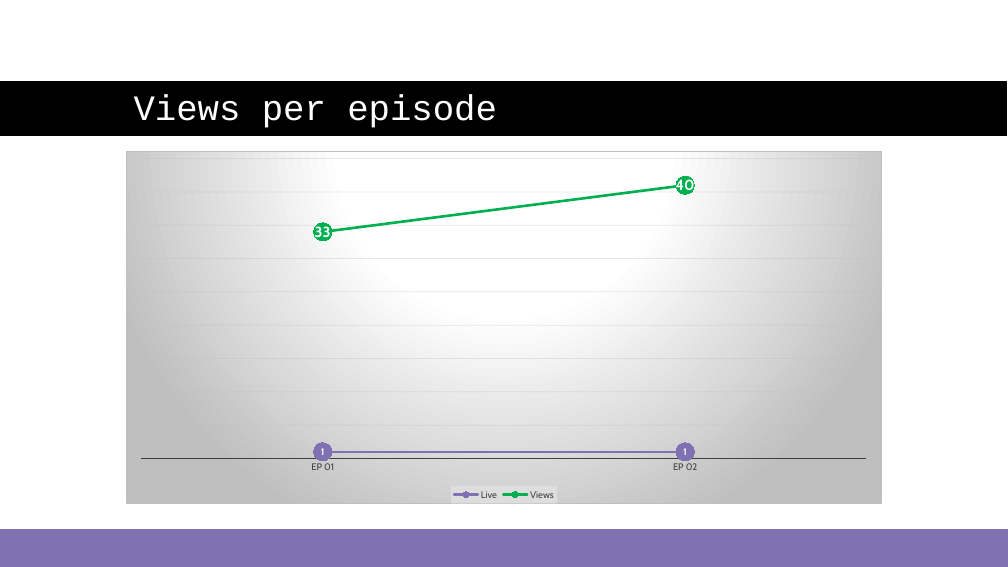
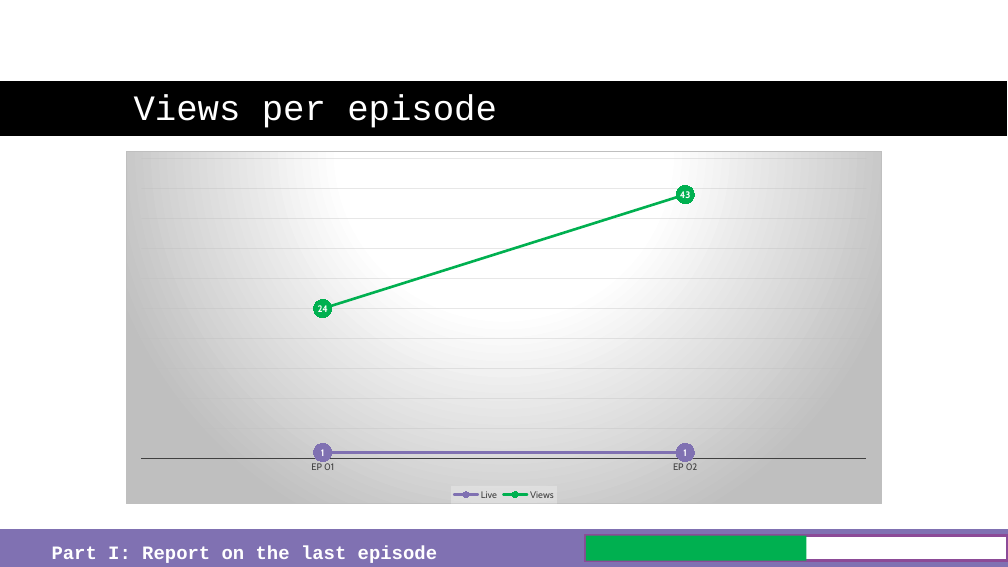
Before and after one commit to just-the-benno/BlazQ, a slide deck: slide 8 of episode3/media/slides-episode-03.pptx. Drawn at 1008x567 pixels with LibreOffice and Linux fonts; fonts in the diff are those of the drawing; background and template pictures are left out. Boxes give left, top, right and bottom in pixels: in the first picture for what was removed or moved away, otherwise in the second. Text is boxed around its words. In the diff, an @@ line names an element or a change of style, - is before the commit and + after.

Commit message:
slides ep03 updates

```diff
--- a/episode3/media/slides-episode-03.pptx
+++ b/episode3/media/slides-episode-03.pptx
@@ line stacked chart at <box>126,151,882,504</box> @@
@@ Views, EP 01: 33 to 24 @@
@@ Views, EP 02: 40 to 43 @@
@@ data labels of Views changed @@
@@ rectangle added at <box>586,535,1008,560</box>, fill #FFFFFF, outline #8C4B97 3 pt @@
@@ rectangle added at <box>586,535,807,560</box>, fill #00B050 @@
@@ text added at <box>52,545,437,563</box>, 18 pt, text #FFFFFF, bold @@
+Part I: Report on the last episode
```
Also in this commit, not shown: 13 other slides changed, 2 other files.
